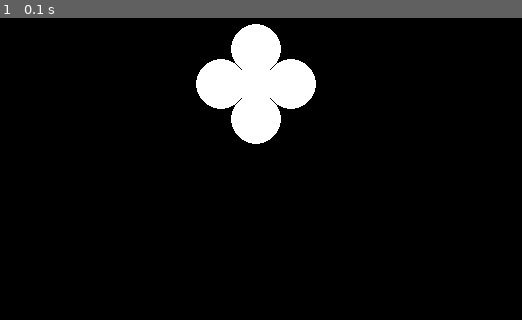
Above: before the commit, frame 1.
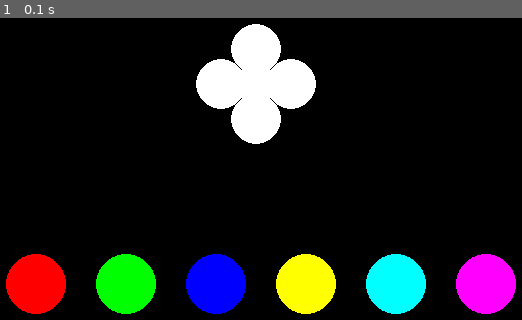
Above: after the commit, the same moment.

Repository: NedzadDonlagic04/pygame-circle-color-game
Game: pygame game, started from main.py
Two runs of this game, one before a commit and one after it. Both use one fixed random seed, a clock stepped at 60 frames per second and the inputs below.
Inputs:
- Up to frame 1 (0.1 s): no input

The runs differ from the first frame. In frame 1, 11% of the frame differs, in the area x 1-99%, y 78-99%.

Commit message:
Displayed color picking circles

Diff:
--- a/classes.py
+++ b/classes.py
@@ -37,3 +37,22 @@
     def draw(self, screen):
         for circle in self.CIRCLES:
             pygame.draw.circle(screen, circle['color'], circle['pos'], circle['radius'])
+
+class ColorPicker:
+    def __init__(self, pos):
+
+        self.RADIUS = 30
+        self.POS = pos
+
+        self.CIRCLES = [
+            (255, 0, 0),
+            (0, 255, 0),
+            (0, 0, 255),
+            (255, 255 ,0),
+            (0, 255, 255),
+            (255, 0, 255)
+        ]
+
+    def draw(self, screen):
+        for i in range(0, len(self.CIRCLES)):
+            pygame.draw.circle(screen, self.CIRCLES[i], (self.POS[0] + self.RADIUS * 3 * i,self.POS[1]), self.RADIUS)
--- a/main.py
+++ b/main.py
@@ -14,8 +14,9 @@
         self.CLOCk = MyClock(60)
 
         self.FLOWER = Flower((width / 2, height / 3))
+        self.COLOR_PICKER = ColorPicker((width / 4 - 20, height / 2 + 100))
 
-        self.state = (255, 0, 0)
+        self.state = (255, 255, 255)
 
     def quit(self):
         pygame.quit()
@@ -32,6 +33,8 @@
             self.FLOWER.update(self.state)
             self.FLOWER.draw(self.SCREEN)
 
+            self.COLOR_PICKER.draw(self.SCREEN)
+
             pygame.display.update()
             self.CLOCk.tick()
 
